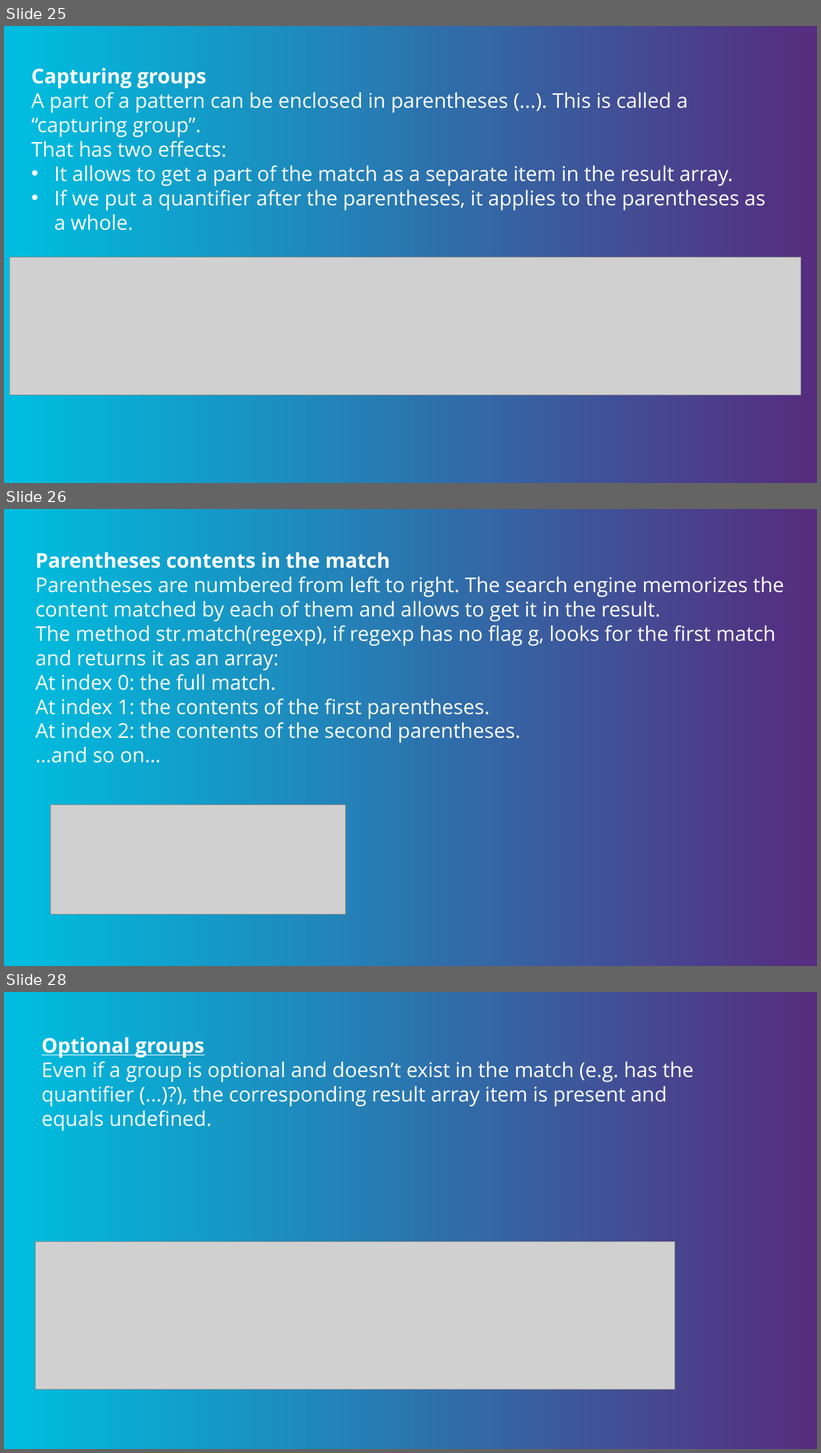
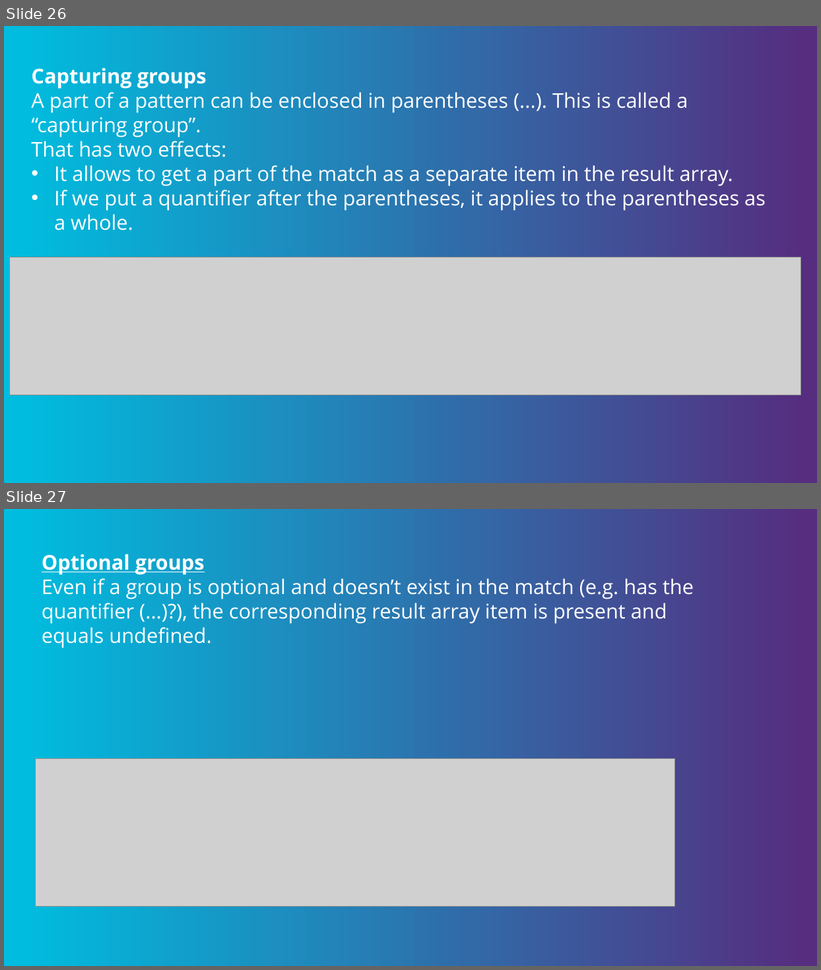
Before and after one commit to skrebetsnataliia/presentations, a slide deck: RegularExpressions.pptx. Shown one above the other, each under a label of ours: slides 25, 26 and 28 before the commit, slides 26 and 27 after it; the slides between them are not shown. The pictures are 821x1453 and 821x970 pixels, drawn with LibreOffice and Linux fonts; fonts in the diff are those of the drawing; grey boxes stand for pictures; background and template pictures are left out. Boxes give left, top, right and bottom in pixels: in the first picture for what was removed or moved away, otherwise in the second. Text is boxed around its words. In the diff, an @@ line names an element or a change of style, - is before the commit and + after.

```diff
--- a/RegularExpressions.pptx
+++ b/RegularExpressions.pptx
@@ slide 26 removed at (4, 509, 817, 966), background gradient #562D7F to #00BCDE @@
@@ text removed at (36, 552, 784, 763) @@
-Parentheses contents in the match
-Parentheses are numbered from left to right. The search engine memorizes the content matched by each of them and allows to get it in the result.
-The method str.match(regexp), if regexp has no flag g, looks for the first match and returns it as an array:
-At index 0: the full match.
-At index 1: the contents of the first parentheses.
-At index 2: the contents of the second parentheses.
-…and so on…
@@ picture removed at (50, 805, 346, 914) @@
@@ what was slide 25 is now slide 26 @@
@@ what was slide 28 is now slide 27 @@
```
Also in this commit, not shown: 6 slides changed, 2 slides added, 3 other slides removed, 1 other file.
